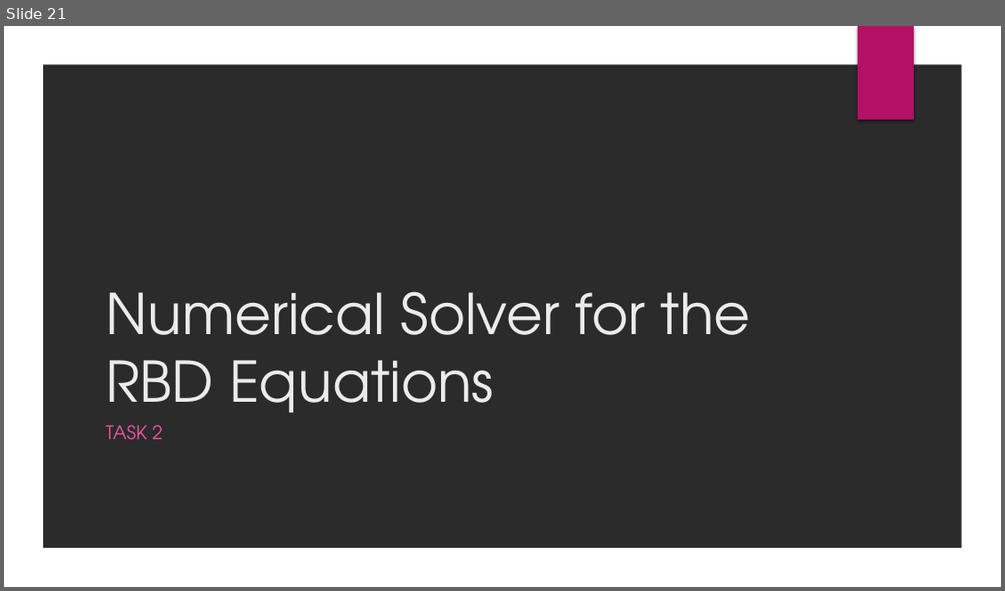
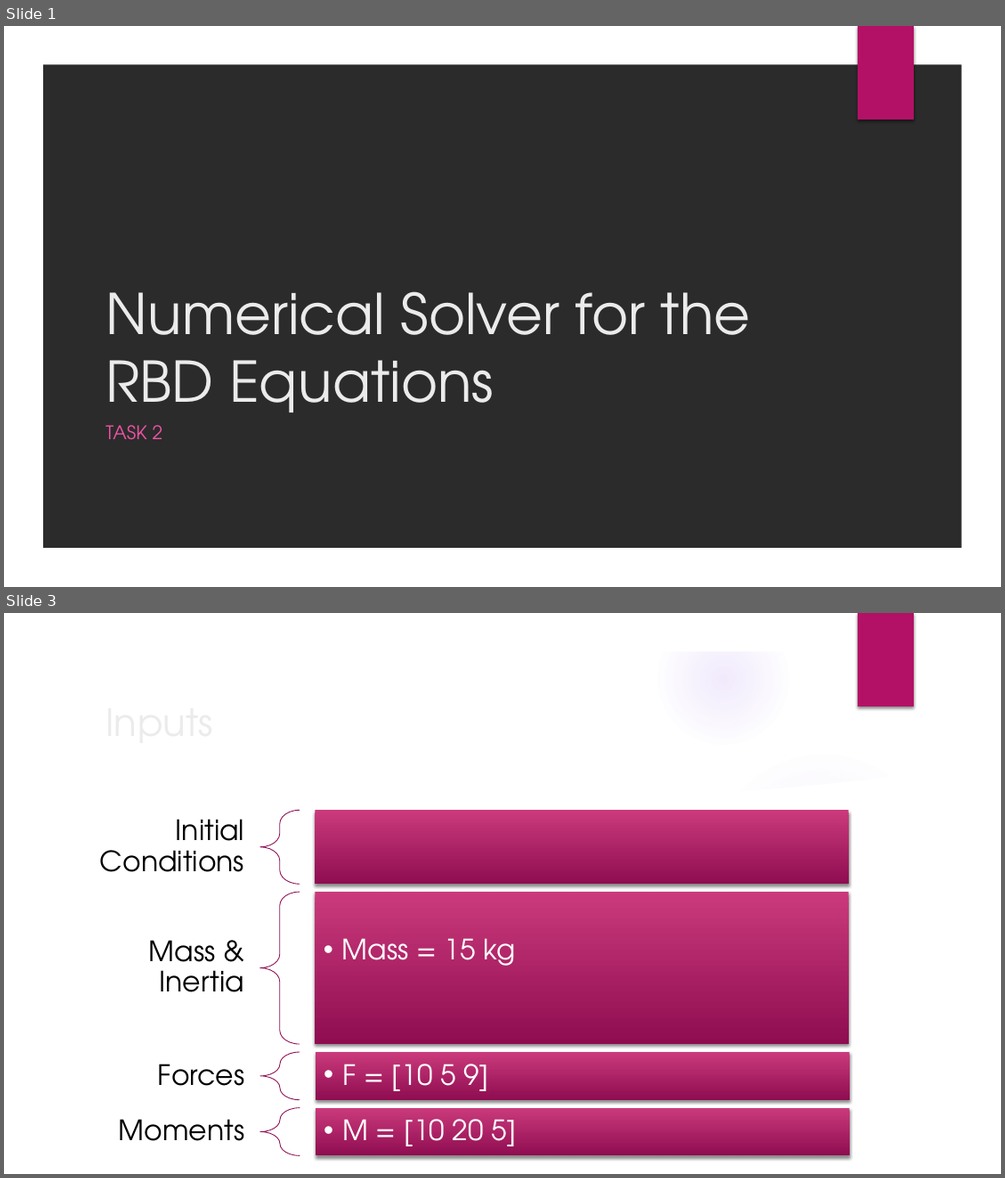
Before and after one commit to Aero-Mohamed/Autopilot, a slide deck: Task 2/Task2_G4_presentation.pptx. Shown one above the other, each under a label of ours: slide 21 before the commit, slides 1 and 3 after it; the slides between them are not shown. The pictures are 1005x591 and 1005x1178 pixels, drawn with LibreOffice and Linux fonts; fonts in the diff are those of the drawing; background and template pictures are left out; a plain dark background stands for a picture behind light text. Boxes give left, top, right and bottom in pixels: in the first picture for what was removed or moved away, otherwise in the second. Text is boxed around its words. In the diff, an @@ line names an element or a change of style, - is before the commit and + after.

```diff
--- a/Task 2/Task2_G4_presentation.pptx
+++ b/Task 2/Task2_G4_presentation.pptx
@@ slide 3 added at box(4, 613, 1001, 1174), background picture (left out); not listed: 2 template elements that a slide beside it also shows @@
@@ title added at box(98, 692, 815, 750), 36 pt, text #EBEBEB @@
+Inputs
@@ group added at box(4, 614, 970, 1174): 5 ellipses, 2 freeform shapes @@
@@ group added at box(100, 811, 849, 1156): 7 texts, 4 left braces, 4 rectangles @@
+Initial Conditions
+Mass & Inertia
+  •• Mass = 15 kg
+Forces
+  •• F = [10 5 9]
+Moments
+  •• M = [10 20 5]
@@ what was slide 21 is now slide 1 @@
```
Also in this commit, not shown: 2 slides changed, 7 other slides added, 19 slides removed, 8 other files.
